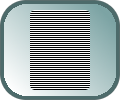
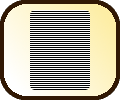
Layers edited between the first and the second (120, 100) image:
added layer "Inner body other" above "Inner body" over [4, 4, 116, 96]
added layer "Border other" above "Border" over [0, 0, 120, 100]
